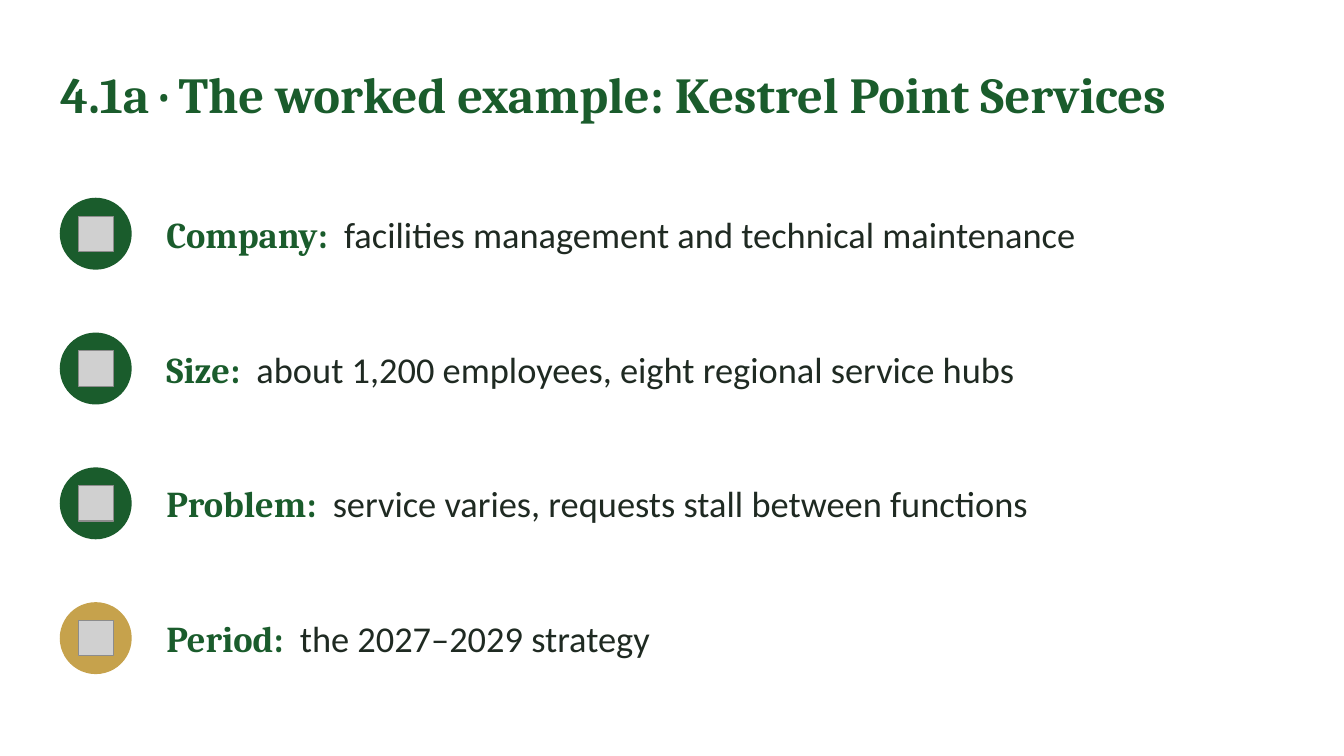
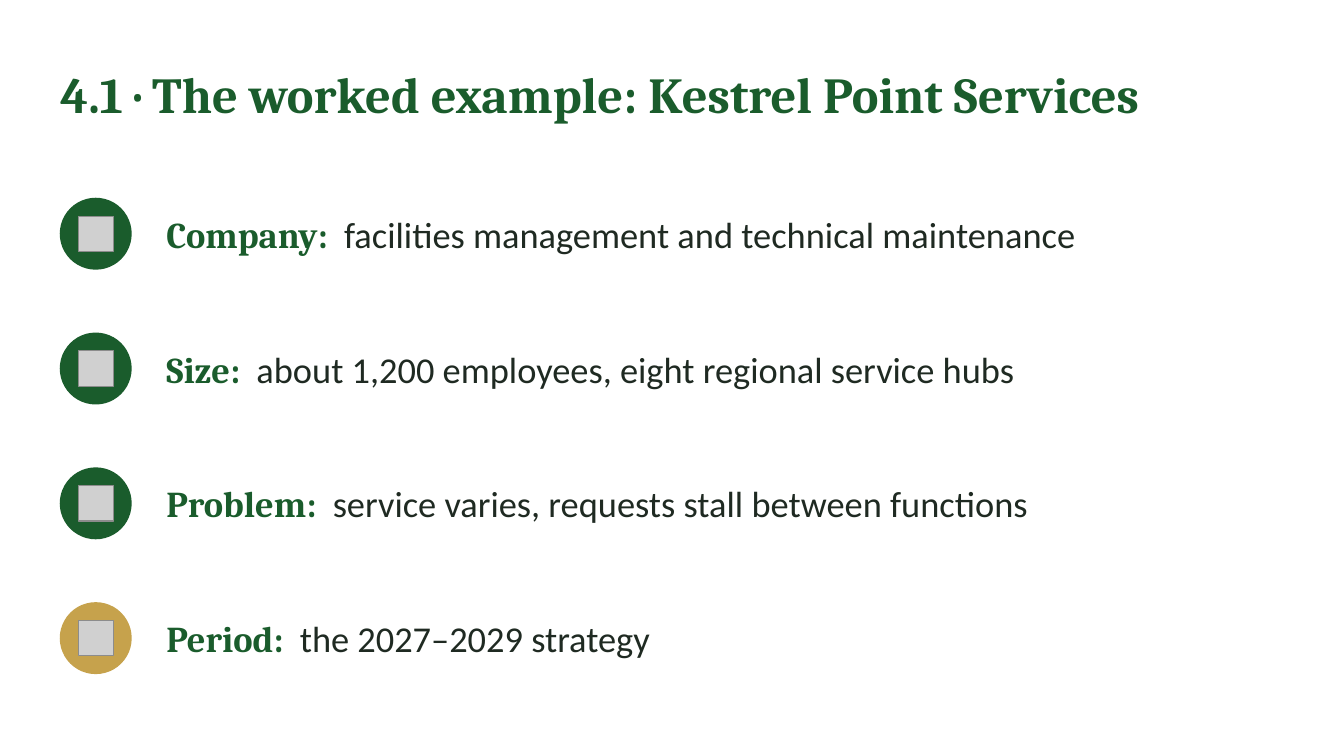
Before and after one commit to IBSL26/ibsl-platform, a slide deck: slide 27 of Unit decks/Unit 02 - Strategy Visioning & Success in Practice (SiP).pptx. Drawn at 1344x756 pixels with LibreOffice and Linux fonts; fonts in the diff are those of the drawing; grey boxes stand for pictures. Boxes give left, top, right and bottom in pixels: in the first picture for what was removed or moved away, otherwise in the second. Text is boxed around its words. In the diff, an @@ line names an element or a change of style, - is before the commit and + after.

Commit message:
Unit 2 deck: Section 4 worked examples

```diff
--- a/Unit decks/Unit 02 - Strategy Visioning & Success in Practice (SiP).pptx
+++ b/Unit decks/Unit 02 - Strategy Visioning & Success in Practice (SiP).pptx
@@ text at (x1=60, y1=78, x2=1139, y2=124): text changed @@
-4.1a · The worked example: Kestrel Point Services
+4.1 · The worked example: Kestrel Point Services
```
Also in this commit, not shown: 2 other slides changed, 23 slides added, 5 slides removed.
